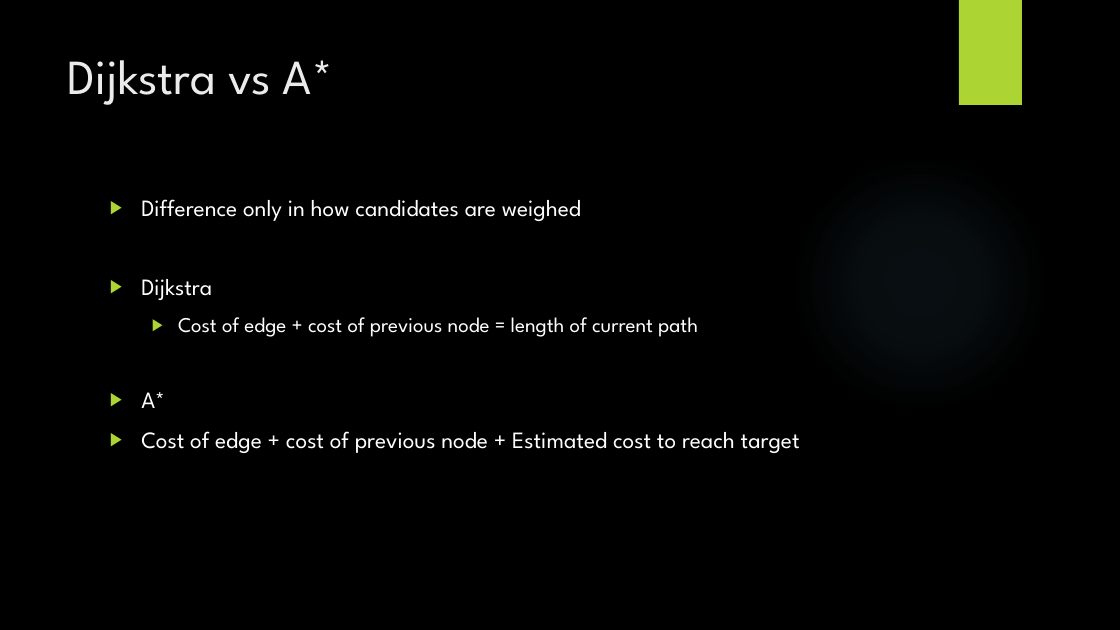
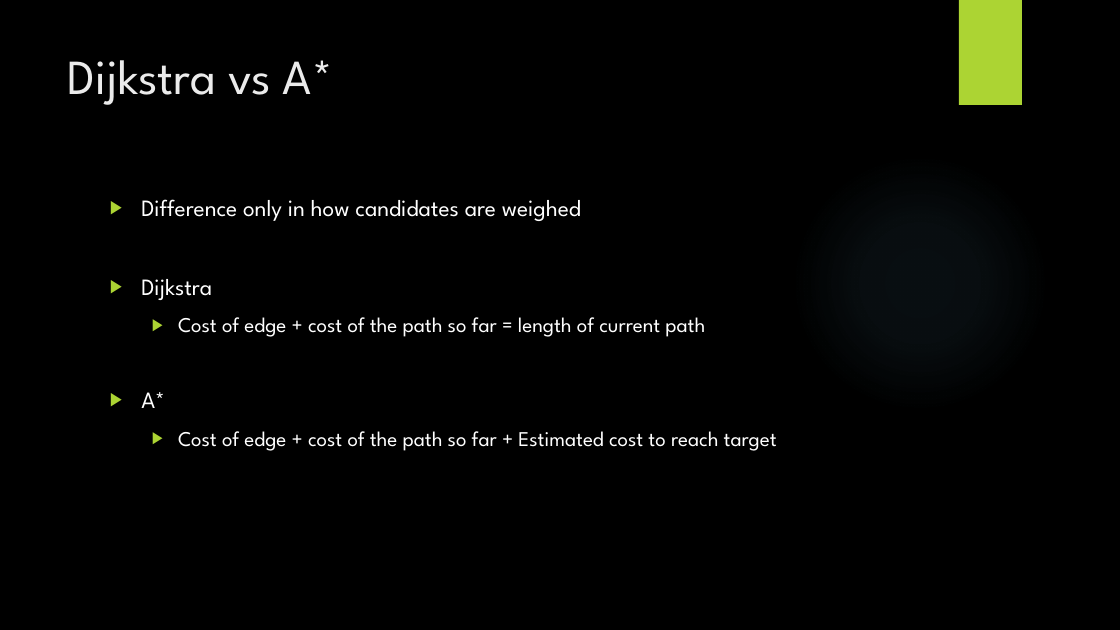
Before and after one commit to StevenPG/GraphTheoryProject2016, a slide deck: slide 8 of Documents/GraphTheoryPresentation.pptx (slide 6 before the commit). Drawn at 1120x630 pixels with LibreOffice and Linux fonts; fonts in the diff are those of the drawing; background and template pictures are left out. Boxes give left, top, right and bottom in pixels: in the first picture for what was removed or moved away, otherwise in the second. Text is boxed around its words. In the diff, an @@ line names an element or a change of style, - is before the commit and + after.

```diff
--- a/Documents/GraphTheoryPresentation.pptx
+++ b/Documents/GraphTheoryPresentation.pptx
@@ text at bbox=[178, 317, 705, 337]: text changed @@
-  ▶ Cost of edge + cost of previous node = length of current path
+  ▶ Cost of edge + cost of the path so far = length of current path
@@ text at bbox=[178, 431, 777, 451]: text changed; size 20 to 18 pt @@
-▶ Cost of edge + cost of previous node + Estimated cost to reach target
+  ▶ Cost of edge + cost of the path so far + Estimated cost to reach target
```
Also in this commit, not shown: 1 other slide changed, 7 slides added, 4 slides removed.
